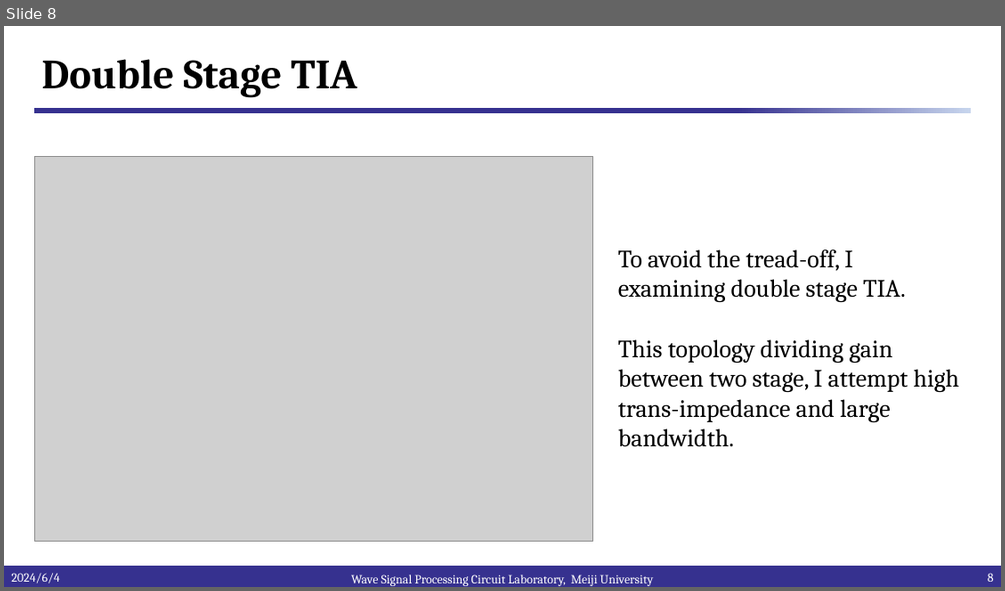
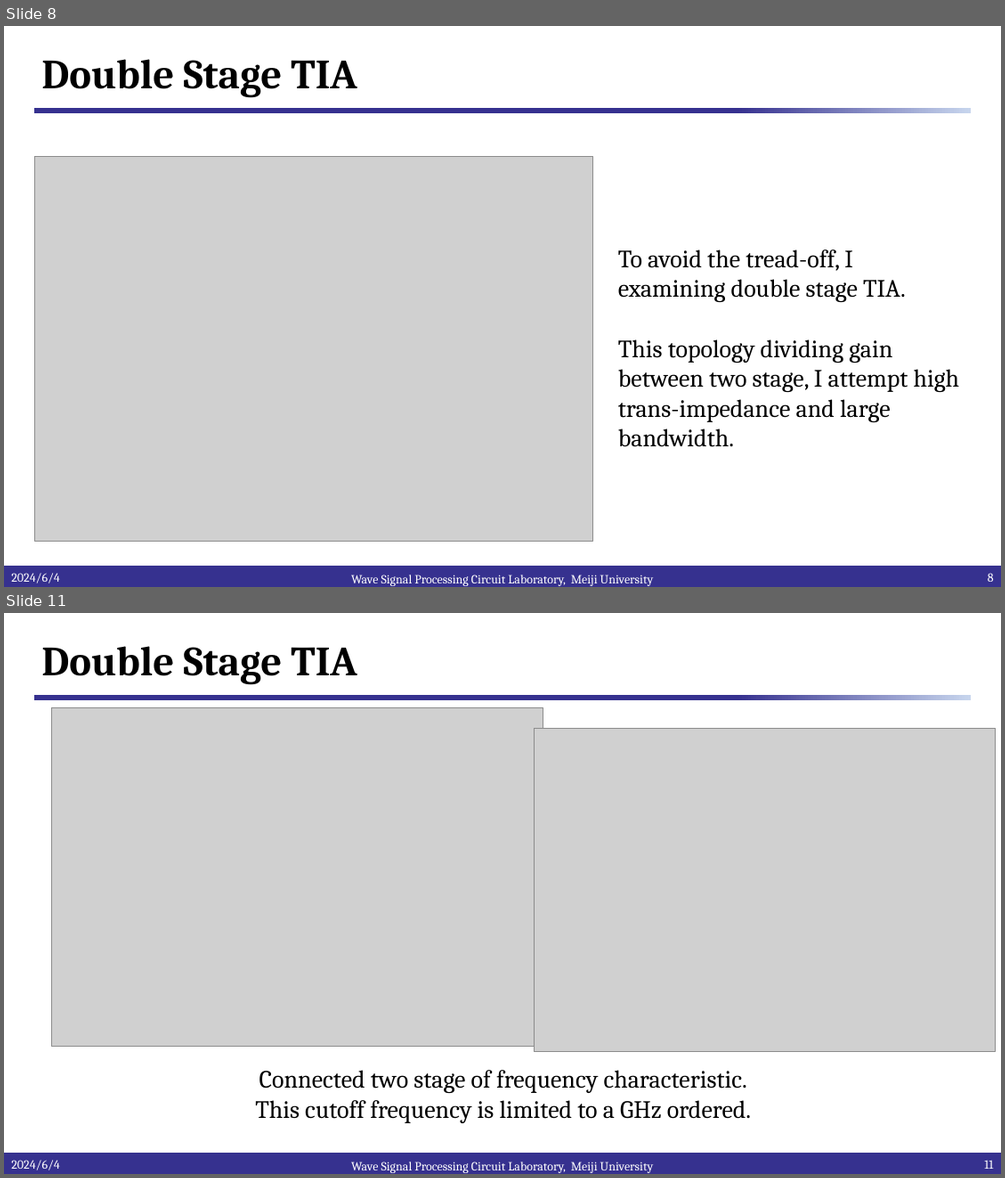
Before and after one commit to kjm-desktop10400/reserch, a slide deck: IHP_2024/semi/プレゼンテーション1.pptx. Shown one above the other, each under a label of ours: slide 8 before the commit, slides 8 and 11 after it; the slides between them are not shown. The pictures are 1005x591 and 1005x1178 pixels, drawn with LibreOffice and Linux fonts; fonts in the diff are those of the drawing; grey boxes stand for pictures; background and template pictures are left out. Boxes give left, top, right and bottom in pixels: in the first picture for what was removed or moved away, otherwise in the second. Text is boxed around its words. In the diff, an @@ line names an element or a change of style, - is before the commit and + after.

```diff
--- a/IHP_2024/semi/プレゼンテーション1.pptx
+++ b/IHP_2024/semi/プレゼンテーション1.pptx
@@ slide 11 added at box(4, 613, 1001, 1174), background #FFFFFF; not listed: 2 template elements that a slide beside it also shows @@
@@ title added at box(41, 646, 357, 684), 40 pt, text #000000, bold @@
+Double Stage TIA
@@ picture added at box(534, 728, 995, 1051) @@
@@ group added at box(51, 708, 543, 1046): 8 pictures @@
@@ text added at box(255, 1070, 751, 1123), 24 pt, text #000000 @@
+Connected two stage of frequency characteristic.
+This cutoff frequency is limited to a GHz ordered.
@@ text added at box(11, 1159, 59, 1170), 12 pt, text #FFFFFF @@
+2024/6/4
@@ text added at box(351, 1161, 654, 1173), 12 pt, text #FFFFFF @@
+Wave Signal Processing Circuit Laboratory, Meiji University
@@ page number added at box(984, 1159, 993, 1168), 12 pt, text #FFFFFF @@
+11
```
Also in this commit, not shown: 4 slides changed, 5 other slides added, 1 other file.
